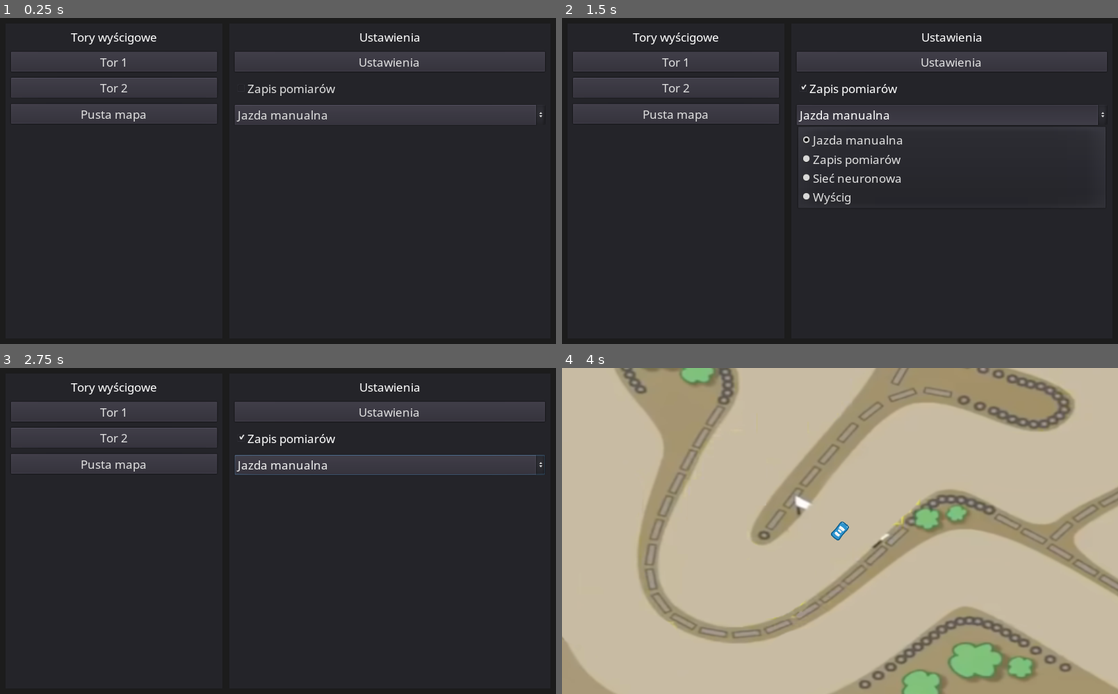
Above: before the commit, frames 1-4 (two rows, left to right).
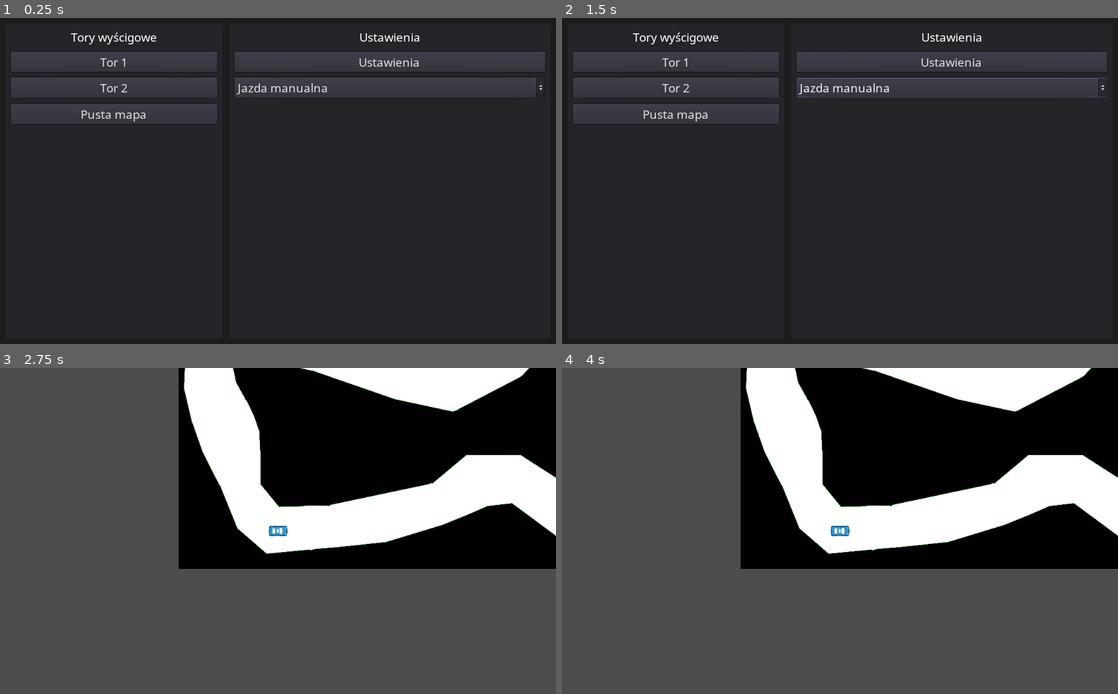
Above: after the commit, the same moments.

Repository: bolexpl/nn_race
Game: Godot game, scene res://scenes/gui/MainMenu.tscn
Same seed, same stepped clock (60 frames per second), same inputs: the game is played once before the commit and once after it.
Inputs (mouse positions are in pixels of both pictures, inside the frame that each line leads up to):
- Up to frame 1 (0.25 s): no input
- Up to frame 2 (1.5 s): click (951, 89) at 0.5 s, where only the run before the commit has a clickable "Zapis pomiarów"; click "Jazda manualna" at 1.25 s
- Up to frame 3 (2.75 s): click "Tor 1" at 2 s
- Up to frame 4 (4 s): click (678, 436) at 2.75 s, where only the run before the commit has a clickable "Tor 2"; tap Enter at 3.5 s; hold Right (ui_right) from 3.53 s (still down)

The runs differ from the first frame. In frame 1, 4.3% of the frame differs, in the area x 42-98%, y 18-33%; in frame 2, 4.9%; in frame 3, 95%; in frame 4, 100%, in the area x 0-100%, y 0-100%.
Error after the commit: Invalid get index 'train_check' (on base: 'Node (Global.gd)'). (res://scenes/gui/MainMenu.gd:9)

Commit message:
a

Diff:
--- a/scenes/gui/MainMenu.gd
+++ b/scenes/gui/MainMenu.gd
@@ -25,6 +25,5 @@
 	var _tmp = get_tree().change_scene("res://scenes/gui/SettingsMenu.tscn")
 
 
-func _on_CheckBox_pressed():
-	Global.train_check = !Global.train_check
-	$MainPanel/HSplitContainer/Panel/VBoxContainer/CheckBox.pressed = Global.train_check
+func _on_OptionButton_item_selected(index):
+	Global.mode = index
--- a/scenes/gui/MainMenu.tscn
+++ b/scenes/gui/MainMenu.tscn
@@ -102,16 +102,10 @@
 margin_bottom = 82.0
 text = "Ustawienia"
 
-[node name="CheckBox" type="CheckBox" parent="MainPanel/HSplitContainer/Panel/VBoxContainer"]
+[node name="OptionButton" type="OptionButton" parent="MainPanel/HSplitContainer/Panel/VBoxContainer"]
 margin_top = 94.0
 margin_right = 572.0
-margin_bottom = 134.0
-text = "Zapis pomiarów"
-
-[node name="OptionButton" type="OptionButton" parent="MainPanel/HSplitContainer/Panel/VBoxContainer"]
-margin_top = 146.0
-margin_right = 572.0
-margin_bottom = 184.0
+margin_bottom = 132.0
 text = "Jazda manualna"
 items = [ "Jazda manualna", null, false, 0, null, "Zapis pomiarów", null, false, 1, null, "Sieć neuronowa", null, false, 2, null, "Wyścig", null, false, 3, null ]
 selected = 0
@@ -120,4 +114,4 @@
 [connection signal="pressed" from="MainPanel/HSplitContainer/TracksPanel/VBoxContainer/Track2" to="." method="_on_Track2_pressed"]
 [connection signal="pressed" from="MainPanel/HSplitContainer/TracksPanel/VBoxContainer/Empty" to="." method="_on_Empty_pressed"]
 [connection signal="pressed" from="MainPanel/HSplitContainer/Panel/VBoxContainer/Settings" to="." method="_on_Settings_pressed"]
-[connection signal="pressed" from="MainPanel/HSplitContainer/Panel/VBoxContainer/CheckBox" to="." method="_on_CheckBox_pressed"]
+[connection signal="item_selected" from="MainPanel/HSplitContainer/Panel/VBoxContainer/OptionButton" to="." method="_on_OptionButton_item_selected"]
--- a/src/Global.gd
+++ b/src/Global.gd
@@ -1,7 +1,12 @@
 extends Node
 
+const MANUAL_MODE = 0
+const MEASURE_MODE = 1
+const NEURAL_MODE = 2
+const RACE_MODE = 3
 
-var train_check = false
+var mode = 0
 
 #var net_file = "user://netfile.json"
-var net_file = "/home/bolek/netfile.json"
+#var net_file = "/home/bolek/netfile.json"
+var net_file = "C:/Users/bolek/Desktop/netfile.json"
